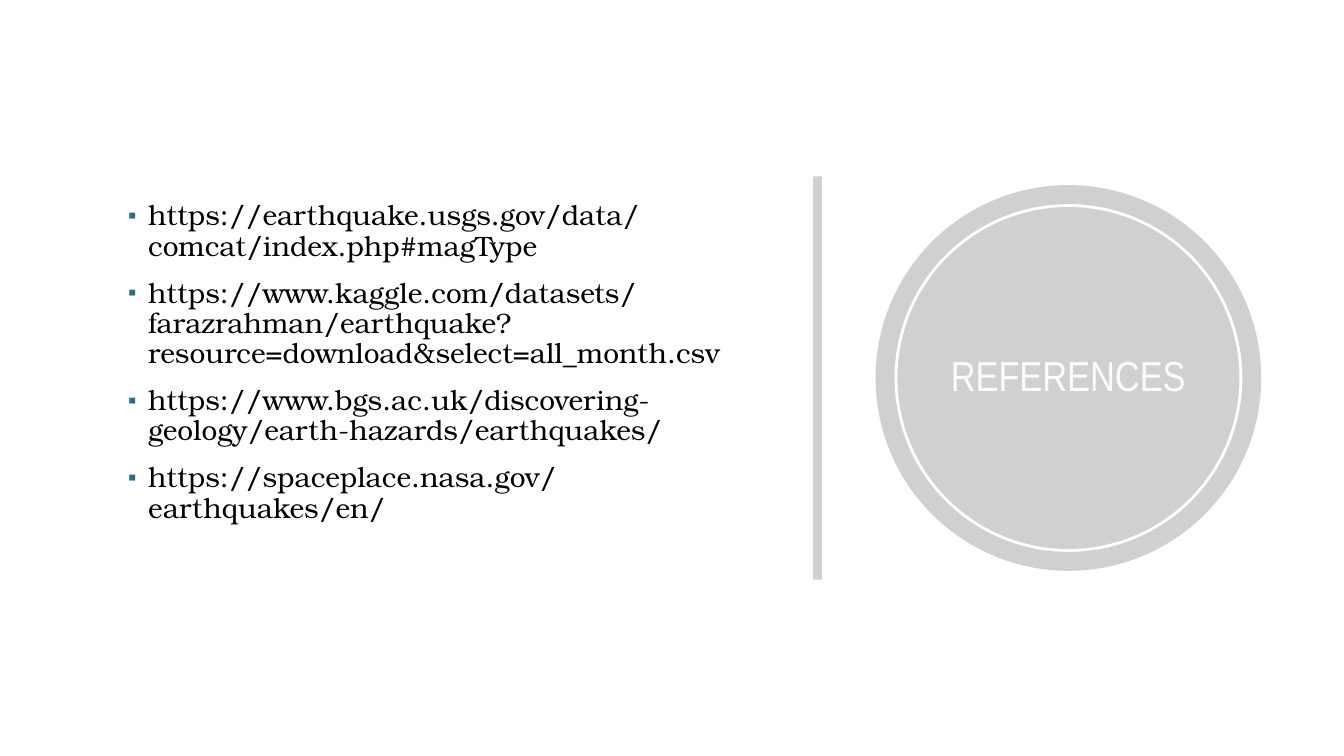
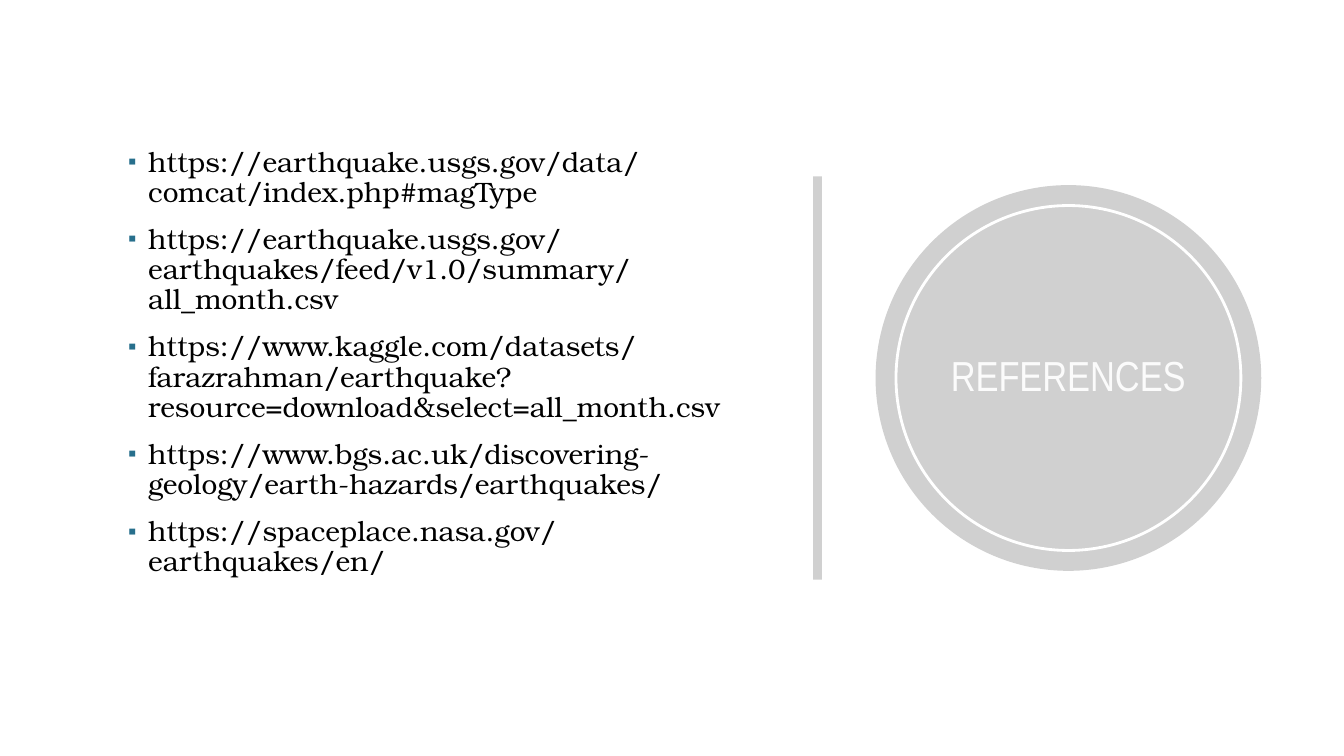
Before and after one commit to sharminsiddique/Assignments-, a slide deck: slide 4 of Presentation4.pptx (slide 3 before the commit). Drawn at 1344x756 pixels with LibreOffice and Linux fonts; fonts in the diff are those of the drawing; grey boxes stand for pictures; background and template pictures are left out. Boxes give left, top, right and bottom in pixels: in the first picture for what was removed or moved away, otherwise in the second. Text is boxed around its words. In the diff, an @@ line names an element or a change of style, - is before the commit and + after.

```diff
--- a/Presentation4.pptx
+++ b/Presentation4.pptx
@@ text at (148, 152, 720, 578): alignment left to justified @@
@@ text at (148, 229, 631, 314): paragraph added @@
+▪ https://earthquake.usgs.gov/earthquakes/feed/v1.0/summary/all_month.csv
```
Also in this commit, not shown: 1 other slide changed, 1 slide added, 2 other files.
